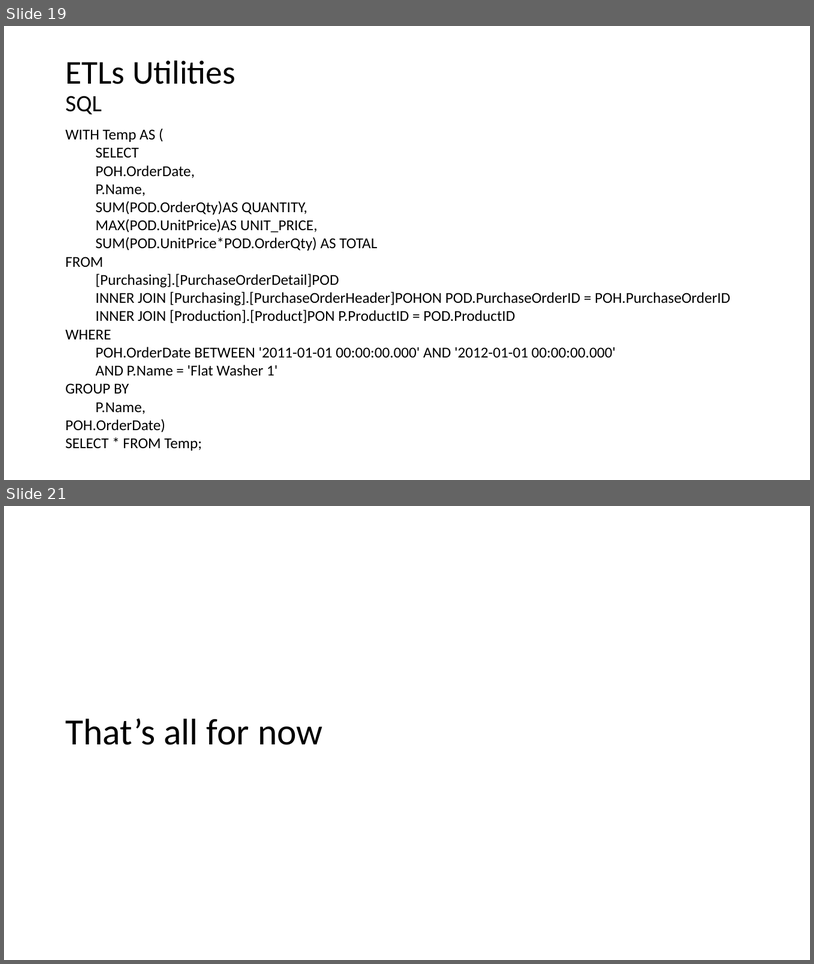
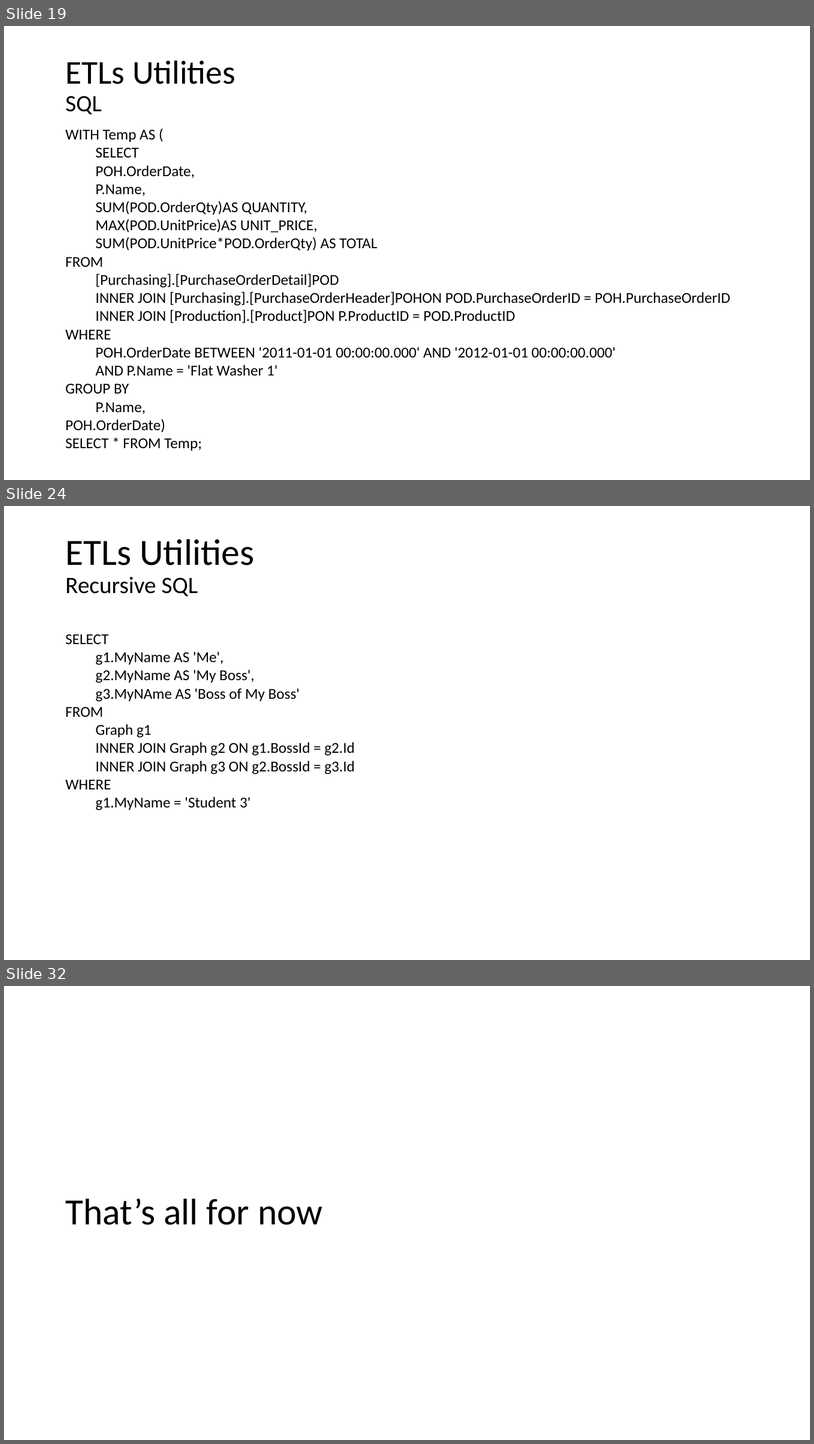
Before and after one commit to mpenarprz/RandomUtils, a slide deck: Short Talks/Data Warehouse/DataWarehouse.pptx. Shown one above the other, each under a label of ours: slides 19 and 21 before the commit, slides 19, 24 and 32 after it; the slides between them are not shown. The pictures are 814x964 and 814x1444 pixels, drawn with LibreOffice and Linux fonts; fonts in the diff are those of the drawing. Boxes give left, top, right and bottom in pixels: in the first picture for what was removed or moved away, otherwise in the second. Text is boxed around its words. In the diff, an @@ line names an element or a change of style, - is before the commit and + after.

```diff
--- a/Short Talks/Data Warehouse/DataWarehouse.pptx
+++ b/Short Talks/Data Warehouse/DataWarehouse.pptx
@@ slide 24 added at (x1=4, y1=506, x2=810, y2=960), background #FFFFFF @@
@@ title added at (x1=65, y1=539, x2=254, y2=597), 44 pt, text #000000 @@
+ETLs Utilities
+Recursive SQL
@@ text added at (x1=65, y1=634, x2=355, y2=810), 18 pt, text #000000 @@
+SELECT
+  g1.MyName AS 'Me',
+  g2.MyName AS 'My Boss',
+  g3.MyNAme AS 'Boss of My Boss'
+FROM
+  Graph g1
+  INNER JOIN Graph g2 ON g1.BossId = g2.Id
+  INNER JOIN Graph g3 ON g2.BossId = g3.Id
+WHERE
+  g1.MyName = 'Student 3'
@@ what was slide 21 is now slide 32 @@
```
Also in this commit, not shown: 1 slide changed, 10 other slides added, 1 other file.
